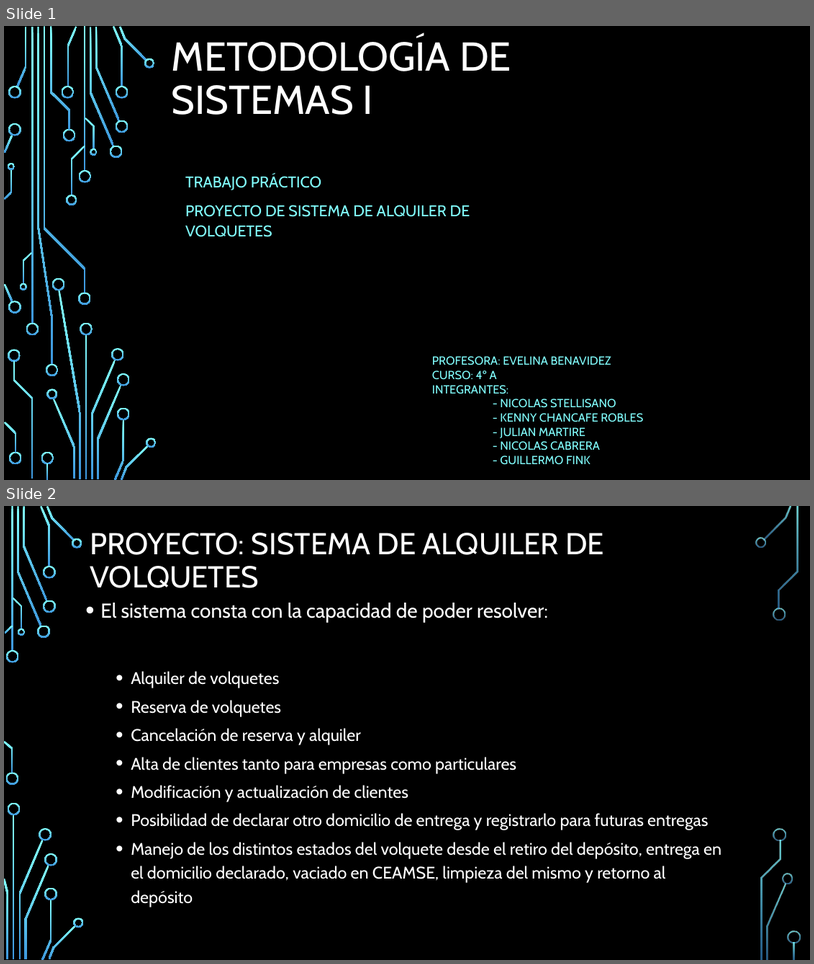
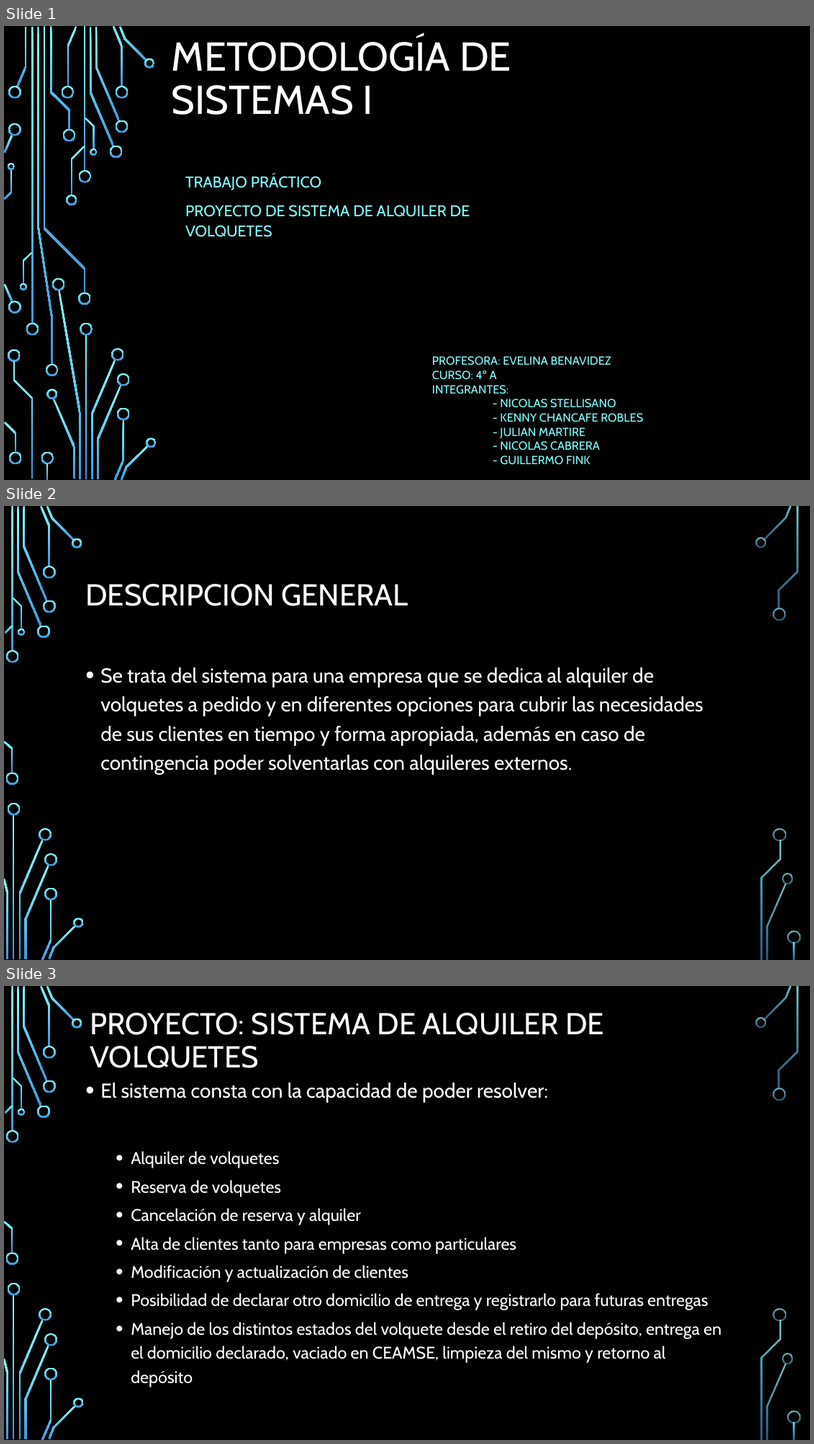
Before and after one commit to NicoStellisano/proyectoVolquetes, a slide deck: PPT.pptx. Shown one above the other, each under a label of ours: slides 1 and 2 before the commit, slides 1, 2 and 3 after it. The pictures are 814x964 and 814x1444 pixels, drawn with LibreOffice and Linux fonts; fonts in the diff are those of the drawing; background and template pictures are left out. Boxes give left, top, right and bottom in pixels: in the first picture for what was removed or moved away, otherwise in the second. Text is boxed around its words. In the diff, an @@ line names an element or a change of style, - is before the commit and + after.

```diff
--- a/PPT.pptx
+++ b/PPT.pptx
@@ slide 2 added at [4, 506, 810, 960], background picture (left out); not listed: 36 template elements that a slide beside it also shows @@
@@ title added at [85, 584, 409, 606], 36 pt, text #FFFFFF @@
+DESCRIPCION GENERAL
@@ text added at [100, 667, 704, 774], 24 pt, text #FFFFFF @@
+• Se trata del sistema para una empresa que se dedica al alquiler de volquetes a pedido y en diferentes opciones para cubrir las necesidades de sus clientes en tiempo y forma apropiada, además en caso de contingencia poder solventarlas con alquileres externos.
@@ what was slide 2 is now slide 3 @@
```
Also in this commit, not shown: 1 other slide added.
